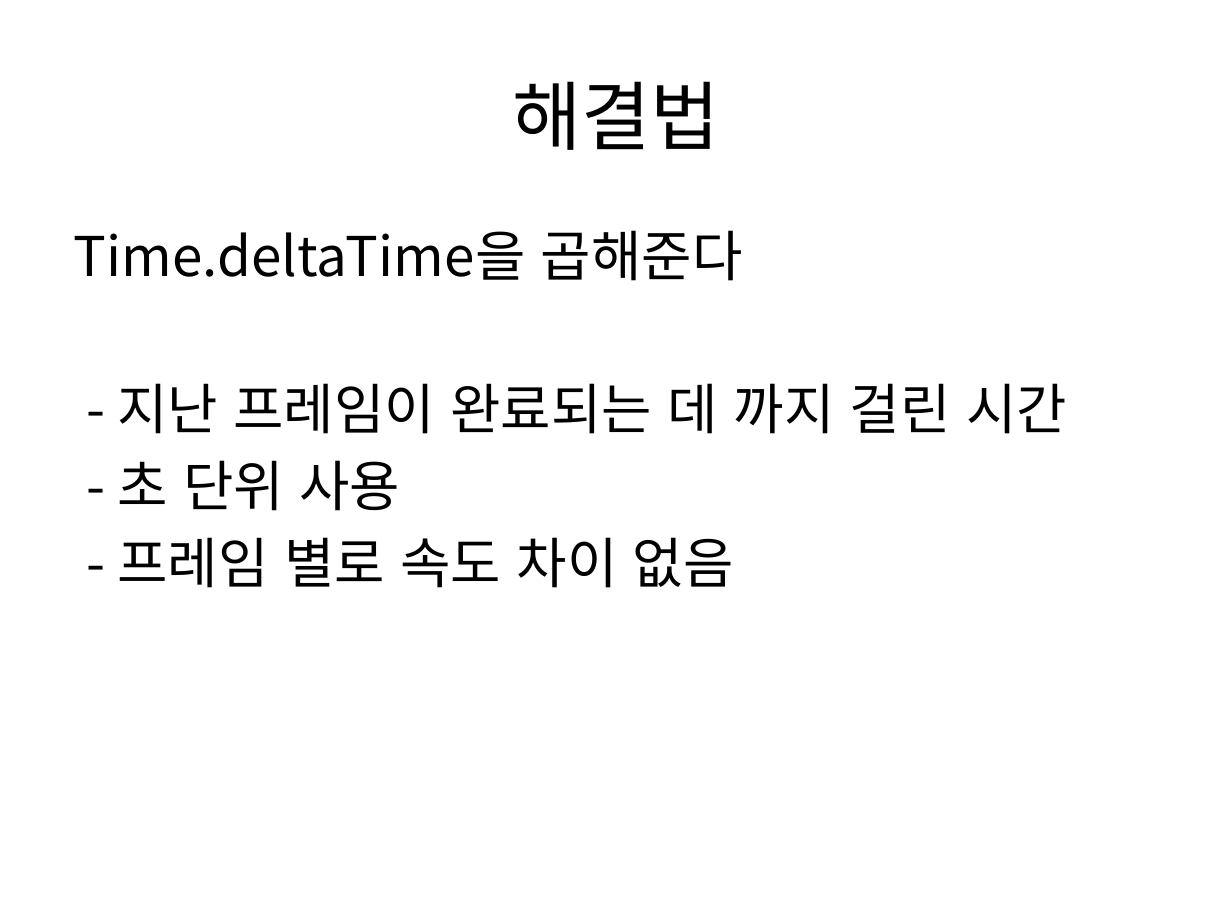
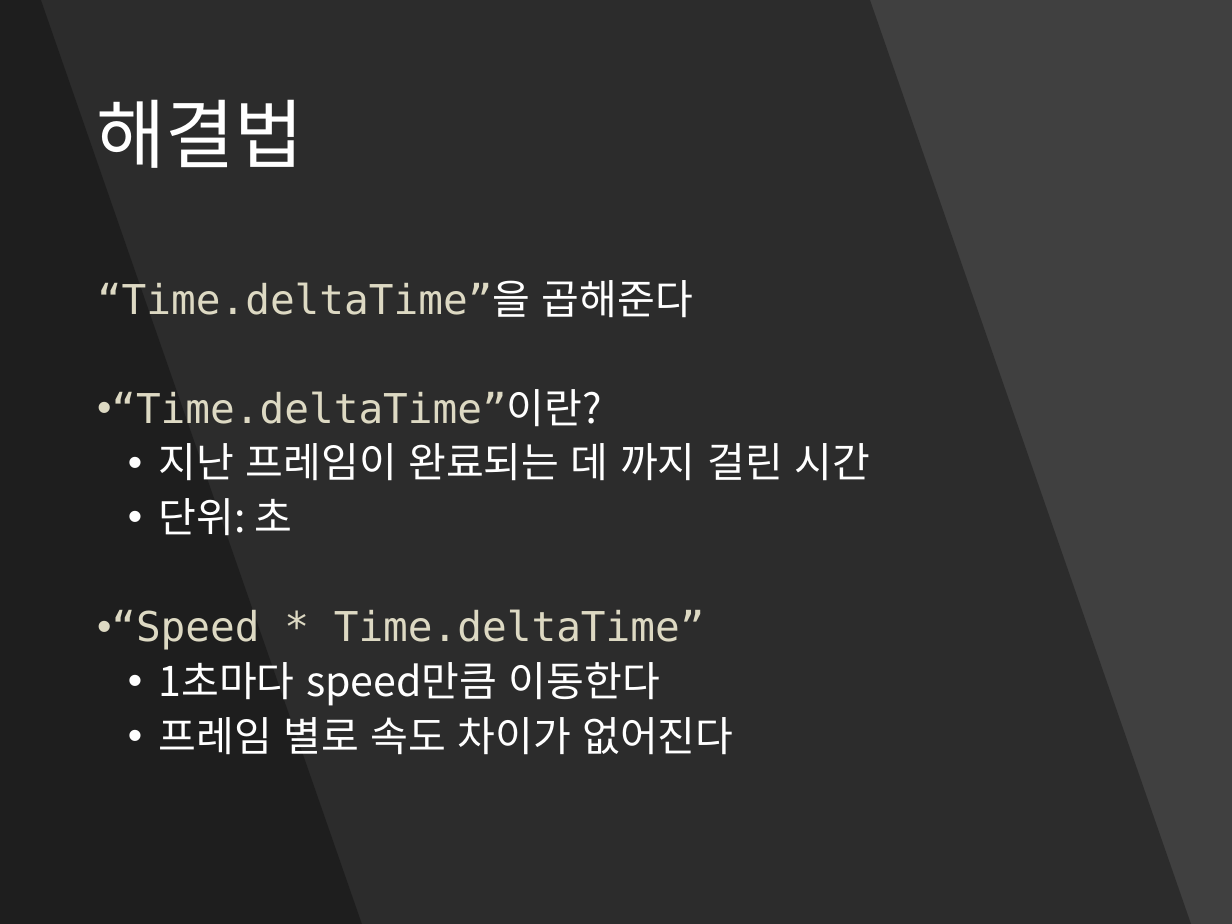
Before and after one commit to IamGroooooot/cien-unity-2019, a slide deck: slide 51 of 1주차.pptx (slide 41 before the commit). Drawn at 1232x924 pixels with LibreOffice and Linux fonts; fonts in the diff are those of the drawing. Boxes give left, top, right and bottom in pixels: in the first picture for what was removed or moved away, otherwise in the second. Text is boxed around its words. In the diff, an @@ line names an element or a change of style, - is before the commit and + after.

```diff
--- a/1주차.pptx
+++ b/1주차.pptx
@@ background #FFFFFF to #404040 @@
@@ freeform shape added at box(0, 0, 1191, 924), fill #000000 at 30% opacity @@
@@ freeform shape added at box(0, 0, 362, 924), fill #000000 at 30% opacity @@
@@ title "해결법": place and size @@
-title "해결법" at box(512, 81, 720, 150)
+title "해결법" at box(96, 99, 304, 168)
@@ title "해결법" at box(96, 99, 304, 168): text colour #000000 to #FFFFFF; alignment centre to left; line spacing 1 to 0.9 @@
@@ text at box(97, 280, 870, 755): text changed; size 32 to 24 pt; text colour #000000 to #FFFFFF @@
-Time.deltaTime을 곱해준다
-- 지난 프레임이 완료되는 데 까지 걸린 시간
-- 초 단위 사용
-- 프레임 별로 속도 차이 없음
+“Time.deltaTime”을 곱해준다
+• “Time.deltaTime”이란?
+  • 지난 프레임이 완료되는 데 까지 걸린 시간
+  • 단위: 초
+• “Speed * Time.deltaTime”
+  • 1초마다 speed만큼 이동한다
+  • 프레임 별로 속도 차이가 없어진다
```
Also in this commit, not shown: 19 other slides changed, 12 slides added, 1 slide removed.
